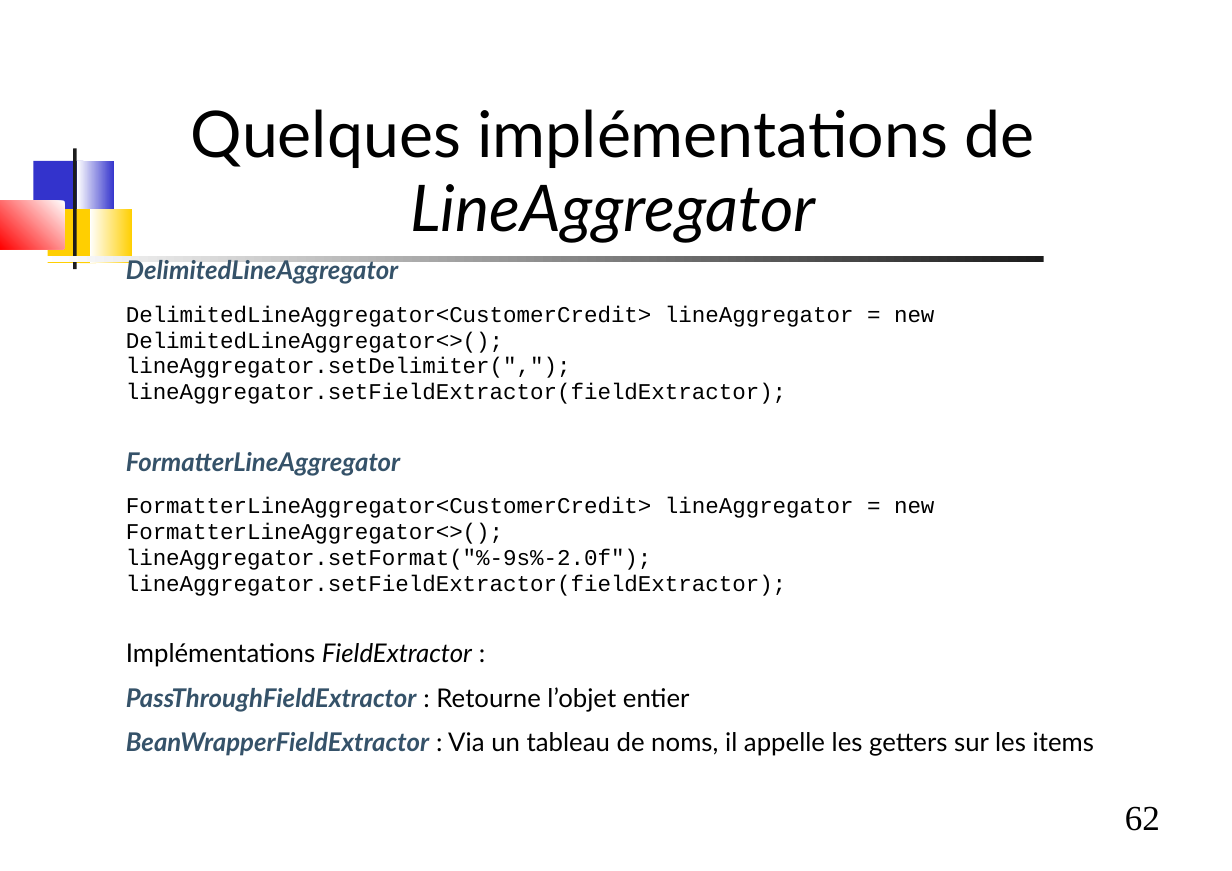
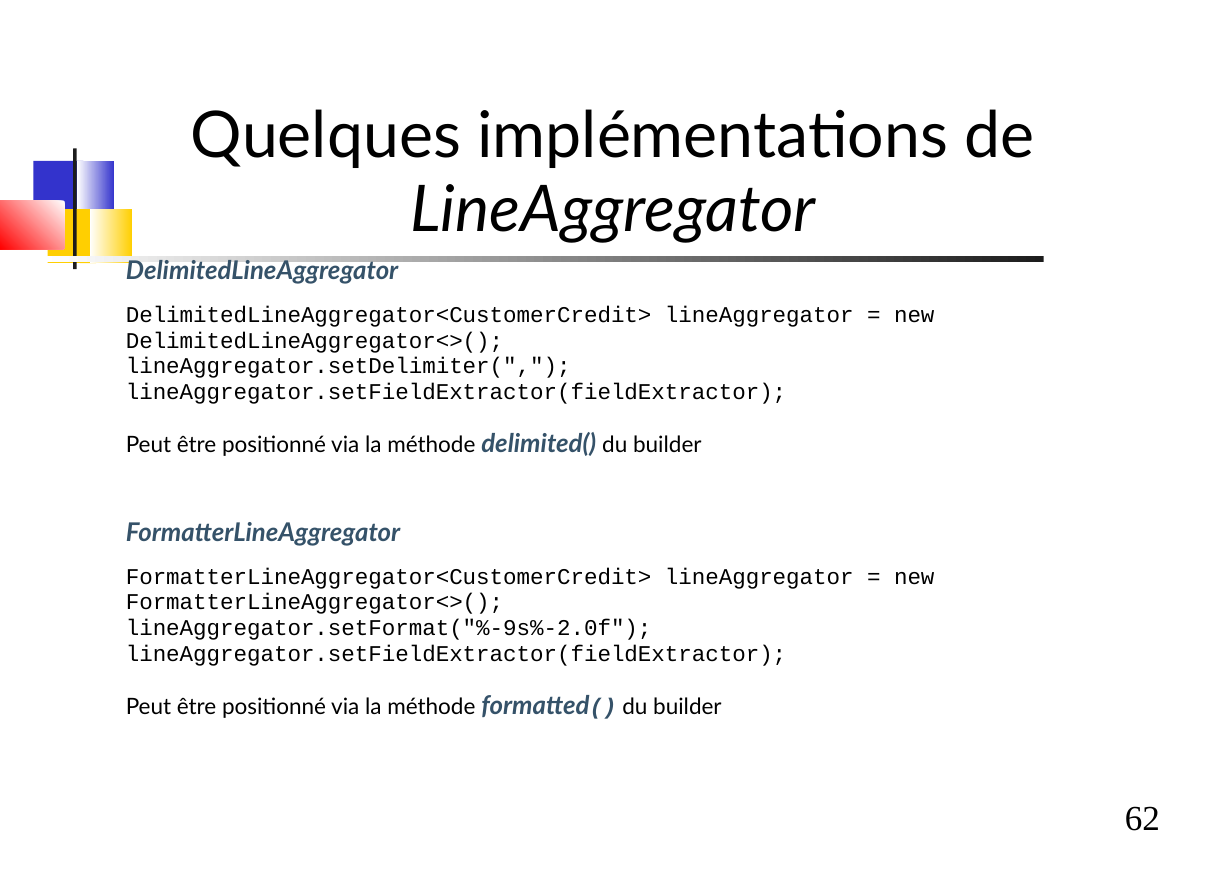
Before and after one commit to dthibau/springbatch, a slide deck: slide 62 of SpringBatch.odp. Drawn at 1232x871 pixels with LibreOffice and Linux fonts; fonts in the diff are those of the drawing. Boxes give left, top, right and bottom in pixels: in the first picture for what was removed or moved away, otherwise in the second. Text is boxed around its words. In the diff, an @@ line names an element or a change of style, - is before the commit and + after.

```diff
--- a/SpringBatch.odp
+++ b/SpringBatch.odp
@@ text at <box>126,432,701,456</box>: paragraph added @@
+Peut être positionné via la méthode delimited() du builder
@@ text at <box>126,695,721,718</box>: text changed; size 17.6 to 15.4 pt @@
-Implémentations FieldExtractor :
-PassThroughFieldExtractor : Retourne l’objet entier
-BeanWrapperFieldExtractor : Via un tableau de noms, il appelle les getters sur les items
+Peut être positionné via la méthode formatted() du builder
```
Also in this commit, not shown: 21 other slides changed, 2 slides added, 4 slides removed, 9 other files.
